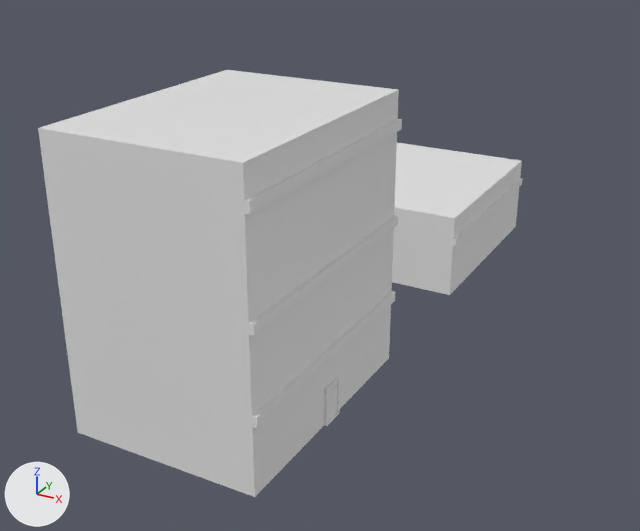
What one commit did to the Blender file Ciudad/CiudadP2.blend.
Before and after are seen from a camera (50 mm lens) standing at (11.3, -37.4, 9.0) and looking at (-3.5, -10.5, -4.4). Every picture has the same lights, and +X, +Y and +Z are marked at lower left.

Objects in the first picture: 'Edificio1UV', 'Edificio3UV'.
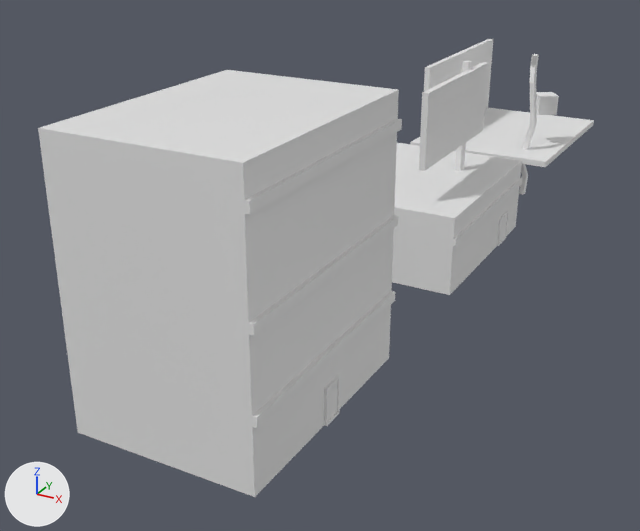
The change, as JSON lines over the scene's bpy script:
```json
{"op": "add", "block": "me_cube_049", "code": ["me_cube_049 = bpy.data.meshes.new('Cube.049')", "me_cube_049.from_pydata(...)  # a box spanning x -1.0..1.0, y -1.0..1.0, z -1.0..1.0"]}
{"op": "add", "block": "me_cube_048", "code": ["me_cube_048 = bpy.data.meshes.new('Cube.048')", "me_cube_048.from_pydata(...)  # 40 vertices, 37 faces; spans x -1.2..1.3, y -0.1..0.1, z -25.6..25.4"]}
{"op": "add", "block": "me_cube_047", "code": ["me_cube_047 = bpy.data.meshes.new('Cube.047')", "me_cube_047.from_pydata([(-12.3, -1.0, -11.6), (-11.7, 1.0, -14.8), (-12.3, -1.0, -9.6), (11.7, -1.0, -11.6), (12.3, 0.9, -14.8), (11.7, -1.0, -9.6), (12.3, 0.9, -12.8), (-11.7, 1.0, -12.8)], [], [(1, 4, 3, 0), (0, 2, 7, 1), (3, 5, 2, 0), (4, 6, 5, 3), (6, 7, 2, 5), (1, 7, 6, 4)])"]}
{"op": "add", "block": "me_cube_046", "code": ["me_cube_046 = bpy.data.meshes.new('Cube.046')", "me_cube_046.from_pydata([(-10.2, -1.0, -26.9), (-9.8, 1.0, -29.4), (-10.2, -1.0, 18.6), (-9.3, -1.0, -26.9), (-8.9, 1.0, -29.4), (-9.2, -1.0, 18.6), (-8.9, 1.0, 16.0), (-9.8, 1.0, 16.0)], [], [(1, 4, 3, 0), (0, 2, 7, 1), (3, 5, 2, 0), (4, 6, 5, 3), (6, 7, 2, 5), (1, 7, 6, 4)])"]}
{"op": "add", "block": "me_cube_045", "code": ["me_cube_045 = bpy.data.meshes.new('Cube.045')", "me_cube_045.from_pydata(...)  # a box spanning x -1.0..0.23, y -1.0..1.0, z -1.0..-0.1"]}
{"op": "add", "block": "me_cylinder_008", "code": ["me_cylinder_008 = bpy.data.meshes.new('Cylinder.008')", "me_cylinder_008.from_pydata(...)  # a 5-sided cylinder along z spanning x -0.95..0.95, y -0.81..1.0, z -0.76..0.76"]}
{"op": "add", "block": "ob_cajauv", "code": ["ob_cajauv = bpy.data.objects.new('CajaUV', me_cube_049)", "ob_cajauv.location = (0.93, 2.82, -0.53)", "ob_cajauv.rotation_euler = (0.0, 0.0, 2.15)  # degrees (0, 0, 123)", "ob_cajauv.scale = (0.427, 0.427, 0.427)"]}
{"op": "add", "block": "ob_columnaed4uv", "code": ["ob_columnaed4uv = bpy.data.objects.new('ColumnaEd4UV', me_cube_048)", "ob_columnaed4uv.location = (0.63, 1.38, -1.29)", "ob_columnaed4uv.rotation_euler = (0.0362, -0.000473, -0.587)  # degrees (2.1, 0, -34)", "ob_columnaed4uv.scale = (0.267, 4.38, 0.125)"]}
{"op": "add", "block": "ob_horizontaled4uv", "code": ["ob_horizontaled4uv = bpy.data.objects.new('HorizontalEd4UV', me_cube_047)", "ob_horizontaled4uv.location = (-1.17, 4.13, -0.96)", "ob_horizontaled4uv.rotation_euler = (0.0362, -0.000473, 0.0103)  # degrees (2.1, 0, 0.6)", "ob_horizontaled4uv.scale = (0.267, 4.38, 0.125)"]}
{"op": "add", "block": "ob_pareded4uv", "code": ["ob_pareded4uv = bpy.data.objects.new('ParedEd4UV', me_cube_046)", "ob_pareded4uv.location = (-1.17, 4.13, -0.96)", "ob_pareded4uv.rotation_euler = (0.0362, -0.000473, 0.0103)  # degrees (2.1, 0, 0.6)", "ob_pareded4uv.scale = (0.267, 4.38, 0.125)"]}
{"op": "add", "block": "ob_carteluv", "code": ["ob_carteluv = bpy.data.objects.new('CartelUV', me_cube_045)", "ob_carteluv.location = (0.0, -6.27, 2.57)", "ob_carteluv.scale = (0.187, 3.07, 3.07)"]}
{"op": "add", "block": "ob_cartelposteuv", "code": ["ob_cartelposteuv = bpy.data.objects.new('CartelPosteUV', me_cylinder_008)", "ob_cartelposteuv.location = (-0.3, -4.8, 0.28)", "ob_cartelposteuv.rotation_euler = (-0.0349, 0.0, 0.0)  # degrees (-2, 0, 0)", "ob_cartelposteuv.scale = (0.203, 0.203, 2.95)"]}
```

Where the change shows, as pixel boxes (x1, y1, x2, y2) in the pictures (640 x 531 px):
```json
{"object": "CartelUV", "change": "added", "after": [419, 62, 488, 171]}
{"object": "HorizontalEd4UV", "change": "added", "after": [410, 108, 594, 167]}
{"object": "ParedEd4UV", "change": "added", "after": [424, 39, 493, 109]}
{"object": "ColumnaEd4UV", "change": "added", "after": [519, 54, 539, 195]}
{"object": "CajaUV", "change": "added", "after": [536, 92, 559, 115]}
{"object": "CartelPosteUV", "change": "added", "after": [454, 61, 472, 171]}
```
